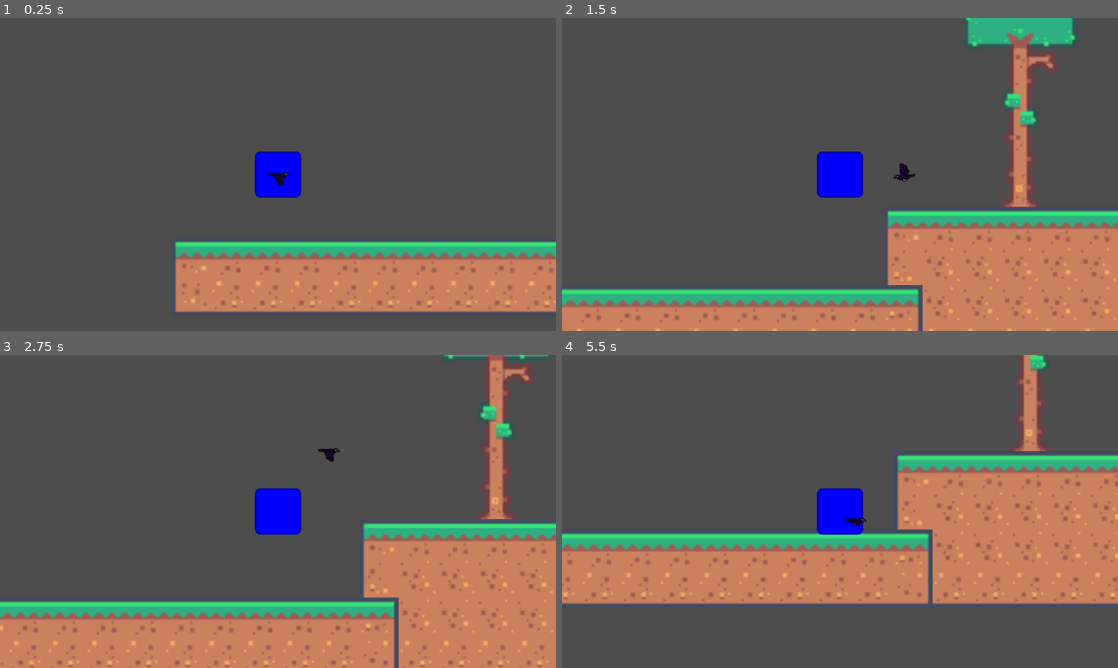
Above: before the commit, frames 1-4 (two rows, left to right).
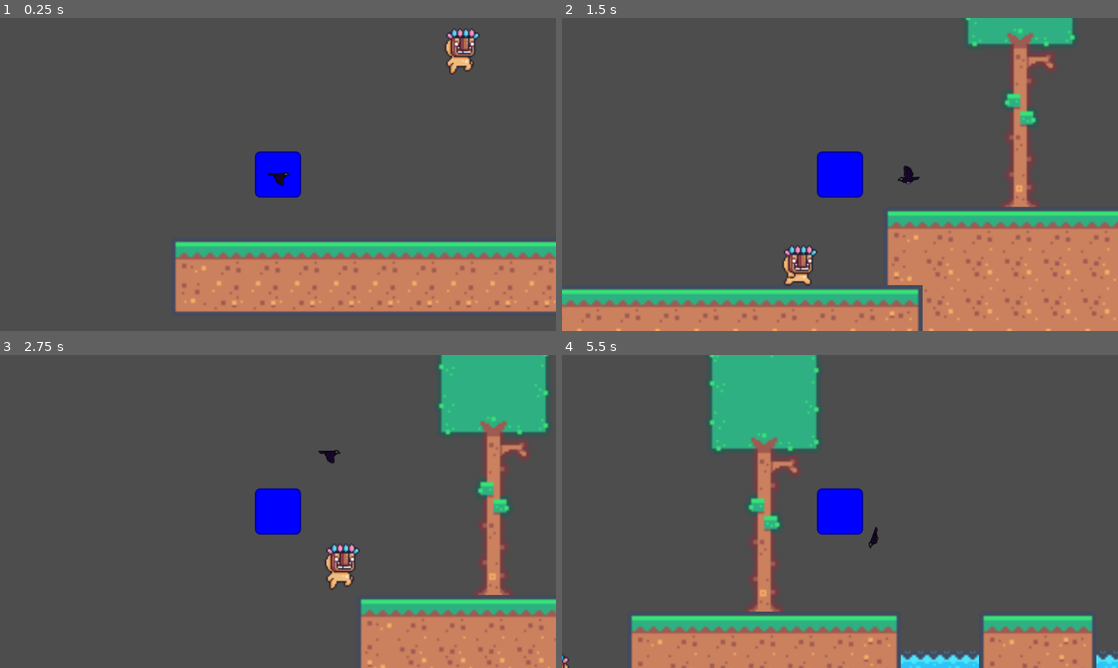
Above: after the commit, the same moments.

Repository: collectioncard/cmpm-170-prototype-3
Game: Godot game, scene res://scenes/main.tscn
Two runs of this game, one before a commit and one after it. Both use one fixed random seed, a clock stepped at 60 frames per second and the inputs below. The engine's default icon, where the game draws it, is replaced by a stand-in: a white triangle on a blue panel in a dark square.
Inputs (mouse positions are in pixels of both pictures, inside the frame that each line leads up to):
- Up to frame 1 (0.25 s): no input
- Up to frame 2 (1.5 s): move the mouse to (962, 158) at 0.52 s; hold Right (ui_right) from 0.53 s (still down); click (962, 158) at 0.67 s; tap Up (ui_up) at 0.77 s; move the mouse to (728, 190) at 1.27 s
- Up to frame 3 (2.75 s): tap Up (ui_up) at 1.52 s; move the mouse to (333, 442) at 2.02 s; release Right (ui_right) at 2.03 s; hold Left (ui_left) from 2.03 s (still down)
- Up to frame 4 (5.5 s): move the mouse to (812, 574) at 2.77 s; release Left (ui_left) at 2.78 s; hold Right (ui_right) 2.78-4.28 s; click (812, 574) at 2.92 s; tap Up (ui_up) at 3.02, 3.77, 4.52 s; move the mouse to (1006, 558) at 3.52 s; move the mouse to (673, 464) at 4.27 s; hold Left (ui_left) 4.28-5.03 s; move the mouse to (867, 511) at 5.02 s; hold Right (ui_right) from 5.03 s (still down); click (867, 511) at 5.17 s

The runs differ from the first frame. In frame 1, 0.6% of the frame differs, in the area x 80-87%, y 3-18%; in frame 2, 0.6%; in frame 3, 31%; in frame 4, 53%, in the area x 0-100%, y 0-100%.

Commit message:
add enemy type mask dude

Diff:
--- a/prototype-4--bird-game/scenes/main.tscn
+++ b/prototype-4--bird-game/scenes/main.tscn
@@ -1,10 +1,11 @@
-[gd_scene load_steps=10 format=4 uid="uid://k45nni0to4uw"]
+[gd_scene load_steps=11 format=4 uid="uid://bg0qyj7hax6ay"]
 
 [ext_resource type="Script" path="res://scenes/player.gd" id="1_n3l4d"]
 [ext_resource type="Texture2D" uid="uid://cm78c6ttiobia" path="res://icon.svg" id="2_dc540"]
 [ext_resource type="Texture2D" uid="uid://cdqlwxwwnkd88" path="res://tilemap_packed.png" id="3_j7y75"]
 [ext_resource type="PackedScene" uid="uid://dyveu0mb4hfyq" path="res://scenes/bird.tscn" id="4_gsu2h"]
-[ext_resource type="PackedScene" uid="uid://cuwaiupcvc6uw" path="res://enemy.tscn" id="5_x3018"]
+[ext_resource type="PackedScene" uid="uid://cuwaiupcvc6uw" path="res://scenes/enemy.tscn" id="5_x3018"]
+[ext_resource type="PackedScene" uid="uid://dq1mgc1o3lwfv" path="res://scenes/mask_dude.tscn" id="6_ike72"]
 
 [sub_resource type="TileSetAtlasSource" id="TileSetAtlasSource_rwtrw"]
 resource_name = "terrain"
@@ -247,3 +248,6 @@
 
 [node name="Enemy" parent="." instance=ExtResource("5_x3018")]
 position = Vector2(5324, -56)
+
+[node name="MaskDude" parent="." instance=ExtResource("6_ike72")]
+position = Vector2(501, -340)
--- /dev/null
+++ b/prototype-4--bird-game/scenes/mask_dude.tscn
@@ -0,0 +1,212 @@
+[gd_scene load_steps=31 format=3 uid="uid://dq1mgc1o3lwfv"]
+
+[ext_resource type="Texture2D" uid="uid://chf31i4dp68lq" path="res://assets/mask_dude/idle.png" id="1_00byc"]
+[ext_resource type="Script" path="res://scripts/mask_dude.gd" id="1_e4mc5"]
+[ext_resource type="Texture2D" uid="uid://bqq01ivccwdhr" path="res://assets/mask_dude/fall.png" id="2_pjdyc"]
+[ext_resource type="Texture2D" uid="uid://cxpci5xocfprc" path="res://assets/mask_dude/jump.png" id="3_3byh5"]
+[ext_resource type="Texture2D" uid="uid://cfjunbcj8b4oe" path="res://assets/mask_dude/run.png" id="3_owc05"]
+
+[sub_resource type="CircleShape2D" id="CircleShape2D_rrr84"]
+radius = 59.0085
+
+[sub_resource type="AtlasTexture" id="AtlasTexture_ndq7l"]
+atlas = ExtResource("1_00byc")
+region = Rect2(0, 0, 32, 32)
+
+[sub_resource type="AtlasTexture" id="AtlasTexture_j5d21"]
+atlas = ExtResource("1_00byc")
+region = Rect2(32, 0, 32, 32)
+
+[sub_resource type="AtlasTexture" id="AtlasTexture_5bn0u"]
+atlas = ExtResource("1_00byc")
+region = Rect2(64, 0, 32, 32)
+
+[sub_resource type="AtlasTexture" id="AtlasTexture_ee3pv"]
+atlas = ExtResource("1_00byc")
+region = Rect2(96, 0, 32, 32)
+
+[sub_resource type="AtlasTexture" id="AtlasTexture_54ah4"]
+atlas = ExtResource("1_00byc")
+region = Rect2(128, 0, 32, 32)
+
+[sub_resource type="AtlasTexture" id="AtlasTexture_hssv2"]
+atlas = ExtResource("1_00byc")
+region = Rect2(160, 0, 32, 32)
+
+[sub_resource type="AtlasTexture" id="AtlasTexture_tpcat"]
+atlas = ExtResource("1_00byc")
+region = Rect2(192, 0, 32, 32)
+
+[sub_resource type="AtlasTexture" id="AtlasTexture_a15us"]
+atlas = ExtResource("1_00byc")
+region = Rect2(224, 0, 32, 32)
+
+[sub_resource type="AtlasTexture" id="AtlasTexture_kjy55"]
+atlas = ExtResource("1_00byc")
+region = Rect2(256, 0, 32, 32)
+
+[sub_resource type="AtlasTexture" id="AtlasTexture_v4gbd"]
+atlas = ExtResource("1_00byc")
+region = Rect2(288, 0, 32, 32)
+
+[sub_resource type="AtlasTexture" id="AtlasTexture_jsv4k"]
+atlas = ExtResource("1_00byc")
+region = Rect2(320, 0, 32, 32)
+
+[sub_resource type="AtlasTexture" id="AtlasTexture_js6kr"]
+atlas = ExtResource("3_owc05")
+region = Rect2(0, 0, 32, 32)
+
+[sub_resource type="AtlasTexture" id="AtlasTexture_67pi3"]
+atlas = ExtResource("3_owc05")
+region = Rect2(32, 0, 32, 32)
+
+[sub_resource type="AtlasTexture" id="AtlasTexture_3ygni"]
+atlas = ExtResource("3_owc05")
+region = Rect2(64, 0, 32, 32)
+
+[sub_resource type="AtlasTexture" id="AtlasTexture_e8tp0"]
+atlas = ExtResource("3_owc05")
+region = Rect2(96, 0, 32, 32)
+
+[sub_resource type="AtlasTexture" id="AtlasTexture_px10w"]
+atlas = ExtResource("3_owc05")
+region = Rect2(128, 0, 32, 32)
+
+[sub_resource type="AtlasTexture" id="AtlasTexture_6b86c"]
+atlas = ExtResource("3_owc05")
+region = Rect2(160, 0, 32, 32)
+
+[sub_resource type="AtlasTexture" id="AtlasTexture_ablbi"]
+atlas = ExtResource("3_owc05")
+region = Rect2(192, 0, 32, 32)
+
+[sub_resource type="AtlasTexture" id="AtlasTexture_xxicr"]
+atlas = ExtResource("3_owc05")
+region = Rect2(224, 0, 32, 32)
+
+[sub_resource type="AtlasTexture" id="AtlasTexture_fi2wb"]
+atlas = ExtResource("3_owc05")
+region = Rect2(256, 0, 32, 32)
+
+[sub_resource type="AtlasTexture" id="AtlasTexture_8lx4d"]
+atlas = ExtResource("3_owc05")
+region = Rect2(288, 0, 32, 32)
+
+[sub_resource type="AtlasTexture" id="AtlasTexture_w8eei"]
+atlas = ExtResource("3_owc05")
+region = Rect2(320, 0, 32, 32)
+
+[sub_resource type="AtlasTexture" id="AtlasTexture_362qt"]
+atlas = ExtResource("3_owc05")
+region = Rect2(352, 0, 32, 32)
+
+[sub_resource type="SpriteFrames" id="SpriteFrames_b7dvc"]
+animations = [{
+"frames": [{
+"duration": 1.0,
+"texture": ExtResource("2_pjdyc")
+}],
+"loop": true,
+"name": &"fall",
+"speed": 5.0
+}, {
+"frames": [{
+"duration": 1.0,
+"texture": SubResource("AtlasTexture_ndq7l")
+}, {
+"duration": 1.0,
+"texture": SubResource("AtlasTexture_j5d21")
+}, {
+"duration": 1.0,
+"texture": SubResource("AtlasTexture_5bn0u")
+}, {
+"duration": 1.0,
+"texture": SubResource("AtlasTexture_ee3pv")
+}, {
+"duration": 1.0,
+"texture": SubResource("AtlasTexture_54ah4")
+}, {
+"duration": 1.0,
+"texture": SubResource("AtlasTexture_hssv2")
+}, {
+"duration": 1.0,
+"texture": SubResource("AtlasTexture_tpcat")
+}, {
+"duration": 1.0,
+"texture": SubResource("AtlasTexture_a15us")
+}, {
+"duration": 1.0,
+"texture": SubResource("AtlasTexture_kjy55")
+}, {
+"duration": 1.0,
+"texture": SubResource("AtlasTexture_v4gbd")
+}, {
+"duration": 1.0,
+"texture": SubResource("AtlasTexture_jsv4k")
+}],
+"loop": true,
+"name": &"idle",
+"speed": 5.0
+}, {
+"frames": [{
+"duration": 1.0,
+"texture": ExtResource("3_3byh5")
+}],
+"loop": true,
+"name": &"jump",
+"speed": 10.0
+}, {
+"frames": [{
+"duration": 1.0,
+"texture": SubResource("AtlasTexture_js6kr")
+}, {
+"duration": 1.0,
+"texture": SubResource("AtlasTexture_67pi3")
+}, {
+"duration": 1.0,
+"texture": SubResource("AtlasTexture_3ygni")
+}, {
+"duration": 1.0,
+"texture": SubResource("AtlasTexture_e8tp0")
+}, {
+"duration": 1.0,
+"texture": SubResource("AtlasTexture_px10w")
+}, {
+"duration": 1.0,
+"texture": SubResource("AtlasTexture_6b86c")
+}, {
+"duration": 1.0,
+"texture": SubResource("AtlasTexture_ablbi")
+}, {
+"duration": 1.0,
+"texture": SubResource("AtlasTexture_xxicr")
+}, {
+"duration": 1.0,
+"texture": SubResource("AtlasTexture_fi2wb")
+}, {
+"duration": 1.0,
+"texture": SubResource("AtlasTexture_8lx4d")
+}, {
+"duration": 1.0,
+"texture": SubResource("AtlasTexture_w8eei")
+}, {
+"duration": 1.0,
+"texture": SubResource("AtlasTexture_362qt")
+}],
+"loop": true,
+"name": &"run",
+"speed": 5.0
+}]
+
+[node name="MaskDude" type="CharacterBody2D"]
+script = ExtResource("1_e4mc5")
+
+[node name="CollisionShape2D" type="CollisionShape2D" parent="."]
+shape = SubResource("CircleShape2D_rrr84")
+
+[node name="AnimatedSprite2D" type="AnimatedSprite2D" parent="."]
+scale = Vector2(4, 4)
+sprite_frames = SubResource("SpriteFrames_b7dvc")
+animation = &"fall"
+autoplay = "run"
--- a/prototype-4--bird-game/scripts/bird.gd
+++ b/prototype-4--bird-game/scripts/bird.gd
@@ -61,7 +61,6 @@
 	else:
 		normal_flying()
 
-	#print(velocity)  # HACK
 	move_and_slide()
 
 
--- a/prototype-4--bird-game/scripts/enemy.gd
+++ b/prototype-4--bird-game/scripts/enemy.gd
@@ -26,7 +26,7 @@
 	new_bullet.dir = direction_to_player
 
 func _physics_process(delta: float) -> void:
-	print_debug(position)
+	# print_debug(position)  # HACK
 	timer += delta;
 	if timer >= cooldown:
 		shoot();
@@ -42,6 +42,6 @@
 
 
 func _on_dir_checker_body_entered(_body: Node2D) -> void:
-	print_debug("COLLIDE");
+	# print_debug("COLLIDE");  # HACK
 	direction *= -1
 	velocity.x = SPEED * direction;
--- /dev/null
+++ b/prototype-4--bird-game/scripts/mask_dude.gd
@@ -0,0 +1,66 @@
+extends CharacterBody2D
+
+
+const SPEED = 300.0
+const APPROACH_DIST = 500
+const JUMP_VELOCITY = -700.0
+
+@export var wander_radius = 100  # how far to wander
+
+@onready var player: CharacterBody2D = get_node('../Player')
+@onready var animated_sprite: AnimatedSprite2D = get_node('AnimatedSprite2D')
+@onready var start_position: Vector2 = position
+@onready var wander_to_right := true
+
+
+func _ready() -> void:
+	animated_sprite.play('run')
+
+
+func _physics_process(delta: float) -> void:
+	# Add the gravity.
+	if not is_on_floor():
+		velocity += get_gravity() * delta
+
+
+	# jump if reach wall
+	if is_on_floor() and is_on_wall():
+		velocity.y = JUMP_VELOCITY
+
+	if is_on_floor():
+		if position.distance_to(player.position) <= APPROACH_DIST:
+			approach_player()  # approach player only when close enough
+		else:
+			wander_around()  # just wander around
+
+	move_and_slide()
+
+	# change animation direction
+	animated_sprite.flip_h = velocity.x < 0
+
+	if is_on_floor():
+		animated_sprite.play('run')
+	else:
+		animated_sprite.play('jump')
+
+	# detect kill by bird
+	for i in range(get_slide_collision_count()):
+		var collision = get_slide_collision(i)
+		print(collision.get_collider().name)  # HACK
+		if collision.get_collider().name == "bird":
+			print("Collision with bird detected.")  # HACK
+			# add logic for what happens when colliding with bird
+
+
+func wander_around():
+	if abs(position.x - start_position.x) >= wander_radius:
+		wander_to_right = not wander_to_right
+
+	var target_position_x = start_position.x + \
+			wander_radius * (1 if wander_to_right else -1)
+
+	velocity.x = SPEED * (1 if target_position_x > position.x else -1)
+
+
+func approach_player():
+	velocity.x = SPEED * (1 if player.position.x > position.x else -1)
Binary file added: prototype-4--bird-game/assets/mask_dude/fall.png
Not shown, added: prototype-4--bird-game/assets/mask_dude/fall.png.import
Binary file added: prototype-4--bird-game/assets/mask_dude/idle.png
Not shown, added: prototype-4--bird-game/assets/mask_dude/idle.png.import
Binary file added: prototype-4--bird-game/assets/mask_dude/jump.png
Not shown, added: prototype-4--bird-game/assets/mask_dude/jump.png.import
Binary file added: prototype-4--bird-game/assets/mask_dude/run.png
Not shown, added: prototype-4--bird-game/assets/mask_dude/run.png.import
